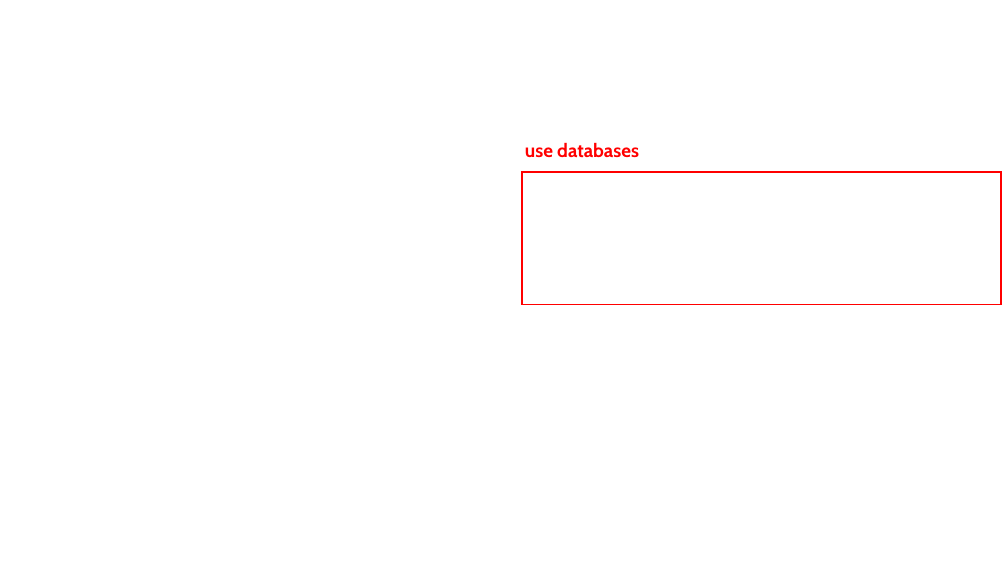
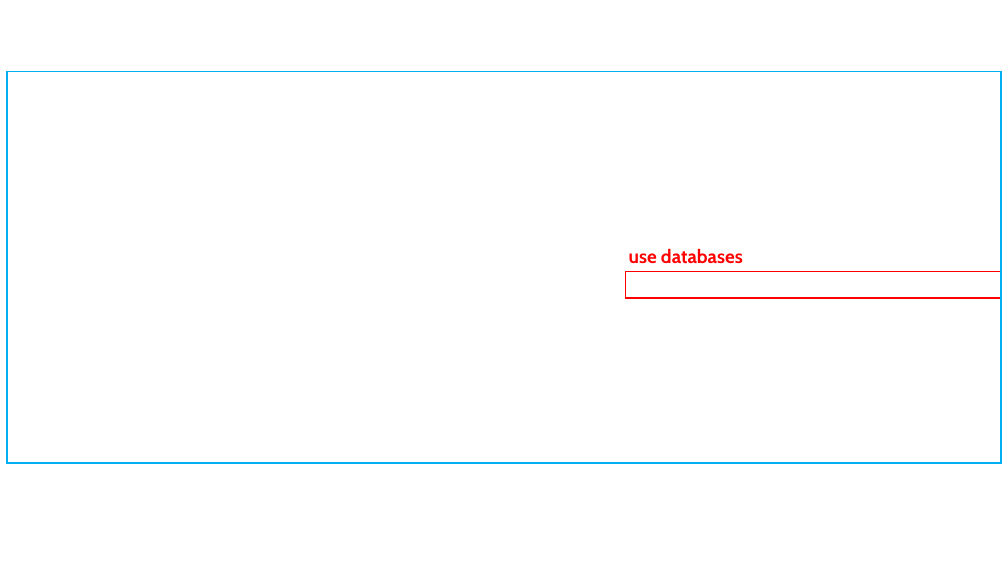
Before and after one commit to txm0324/Bachelor-Thesis, a slide deck: slide 1 of Overview_Network.pptx. Drawn at 1008x567 pixels with LibreOffice and Linux fonts; fonts in the diff are those of the drawing; background and template pictures are left out. Boxes give left, top, right and bottom in pixels: in the first picture for what was removed or moved away, otherwise in the second. Text is boxed around its words. In the diff, an @@ line names an element or a change of style, - is before the commit and + after.

```diff
--- a/Overview_Network.pptx
+++ b/Overview_Network.pptx
@@ rectangle added at [7, 72, 1002, 464], outline #00B0F0 1.5 pt @@
@@ text "use databases": place and size @@
-text "use databases" at [525, 142, 639, 158]
+text "use databases" at [629, 248, 743, 264]
@@ rectangle: place and size @@
-rectangle at [523, 172, 1001, 305]
+rectangle at [625, 271, 1001, 299]
```
Also in this commit, not shown: 3 other slides changed, 1 slide added, 1 slide removed.
